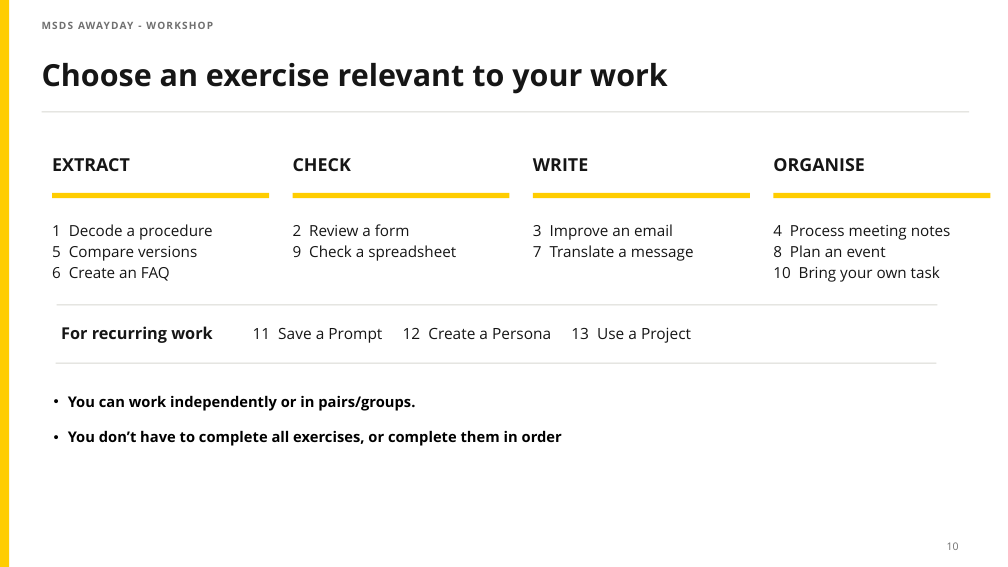
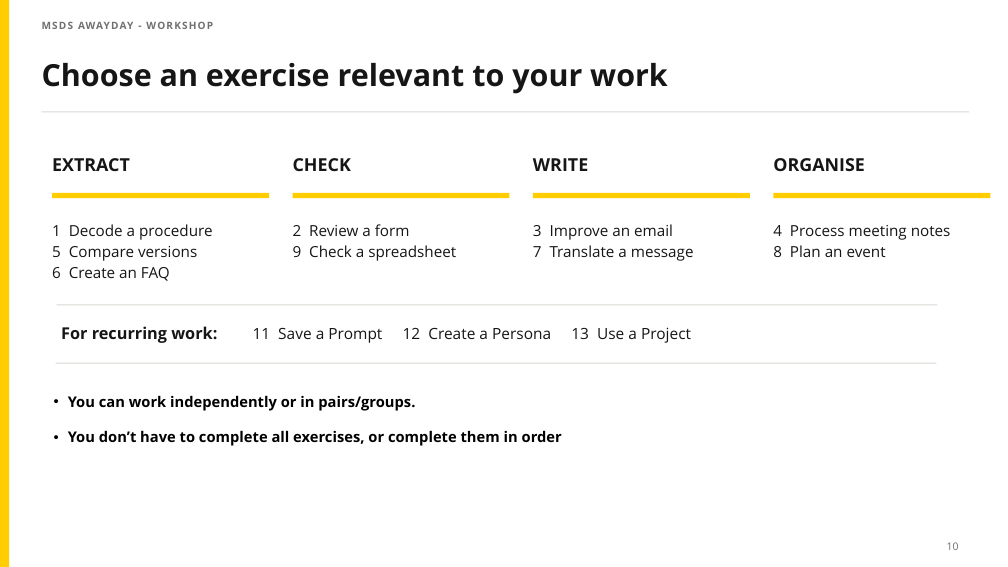
Before and after one commit to zgrtgy/msds-awayday-tutorial, a slide deck: slide 9 of slides/UU_AI_Chat_Admin_Intro.pptx (slide 10 before the commit). Drawn at 1008x567 pixels with LibreOffice and Linux fonts; fonts in the diff are those of the drawing. Boxes give left, top, right and bottom in pixels: in the first picture for what was removed or moved away, otherwise in the second. Text is boxed around its words. In the diff, an @@ line names an element or a change of style, - is before the commit and + after.

```diff
--- a/slides/UU_AI_Chat_Admin_Intro.pptx
+++ b/slides/UU_AI_Chat_Admin_Intro.pptx
@@ text at (773, 266, 940, 282): paragraph removed @@
-10 Bring your own task
@@ text at (61, 326, 217, 343): text changed @@
-For recurring work
+For recurring work:
```
Also in this commit, not shown: 5 other slides changed, 1 slide removed, 2 other files.
